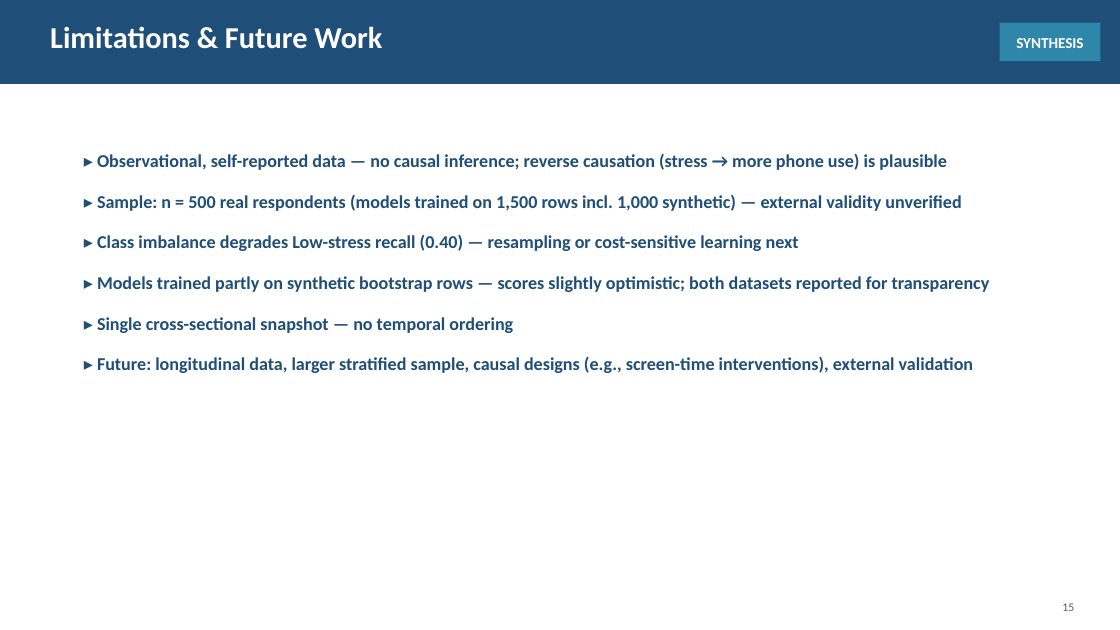
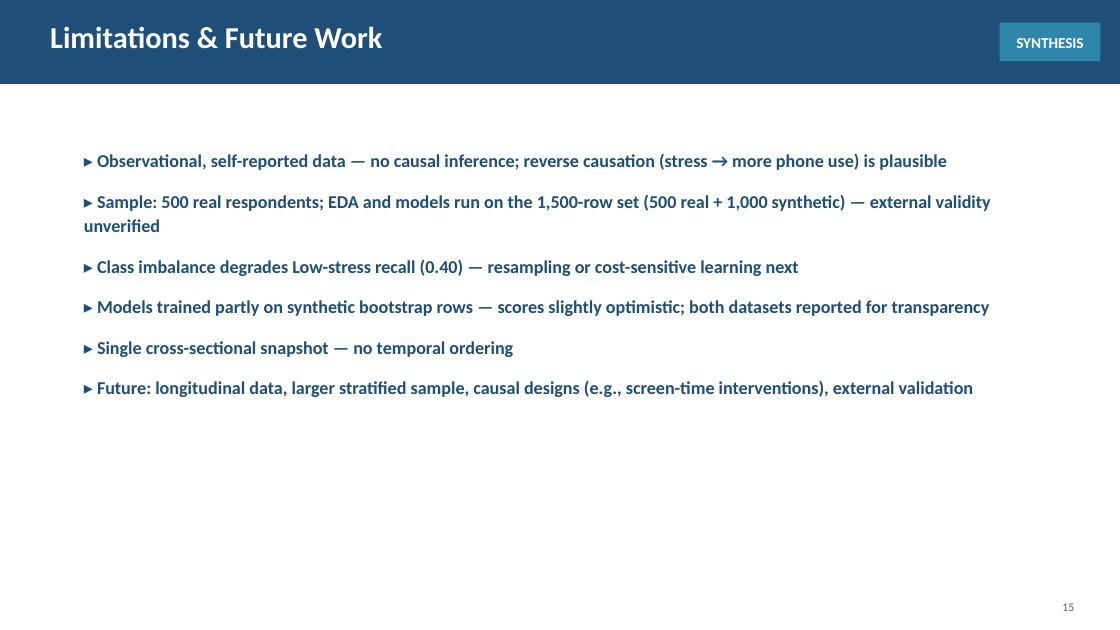
Before and after one commit to jaismine19/social-media-stress-analysis, a slide deck: slide 15 of presentation/Social_Media_Stress_Presentation.pptx. Drawn at 1120x630 pixels with LibreOffice and Linux fonts; fonts in the diff are those of the drawing. Boxes give left, top, right and bottom in pixels: in the first picture for what was removed or moved away, otherwise in the second. Text is boxed around its words. In the diff, an @@ line names an element or a change of style, - is before the commit and + after.

```diff
--- a/presentation/Social_Media_Stress_Presentation.pptx
+++ b/presentation/Social_Media_Stress_Presentation.pptx
@@ text at <box>84,195,991,232</box>: text changed @@
-▸ Sample: n = 500 real respondents (models trained on 1,500 rows incl. 1,000 synthetic) — external validity unverified
+▸ Sample: 500 real respondents; EDA and models run on the 1,500-row set (500 real + 1,000 synthetic) — external validity unverified
```
Also in this commit, not shown: 4 other slides changed, 21 other files.
